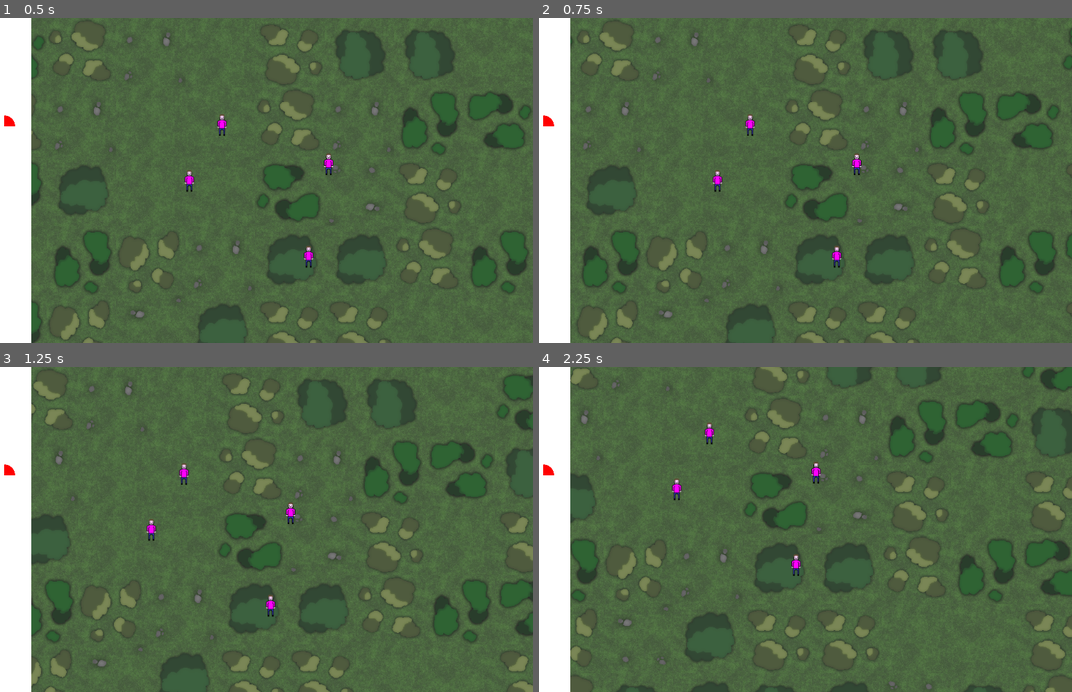
Above: before the commit, frames 1-4 (two rows, left to right).
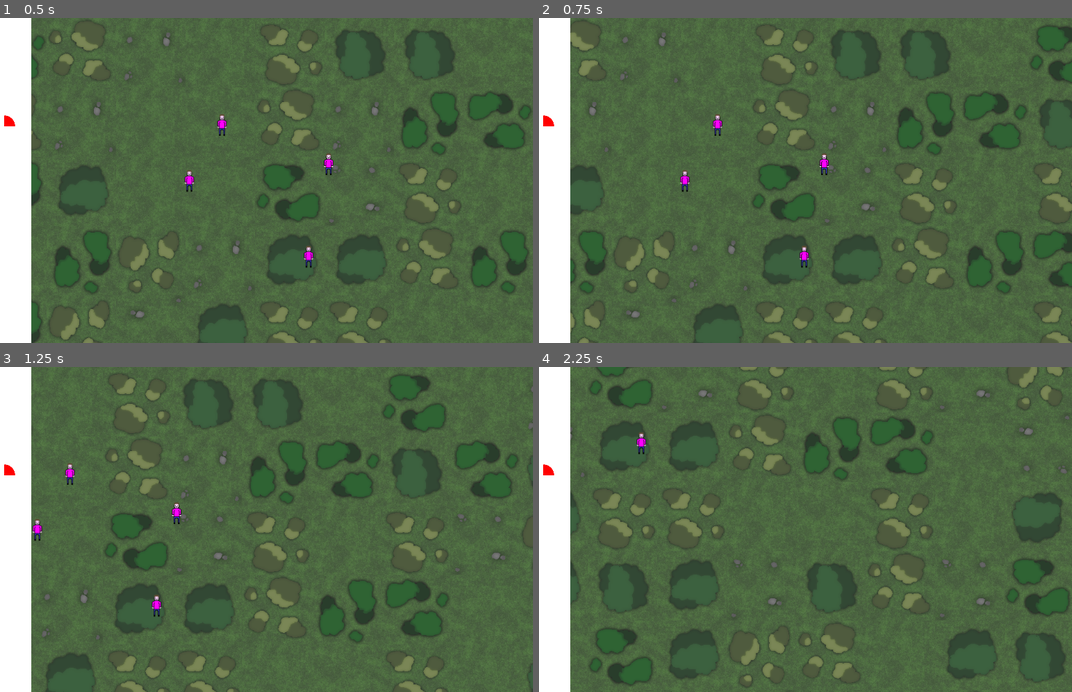
Above: after the commit, the same moments.

Repository: gwilymk/godot-congregation
Game: Godot game, scene res://Game.tscn
Same seed, same stepped clock (60 frames per second), same inputs: the game is played once before the commit and once after it. This scene is started directly instead of the project's main scene.
Inputs (mouse positions are in pixels of both pictures, inside the frame that each line leads up to):
- Up to frame 1 (0.5 s): no input
- Up to frame 2 (0.75 s): tap Enter at 0.5 s; move the mouse to (917, 164) at 0.52 s; hold Right (ui_right) from 0.53 s (still down); click (917, 164) at 0.67 s
- Up to frame 3 (1.25 s): keep holding Right (ui_right)
- Up to frame 4 (2.25 s): move the mouse to (682, 545) at 1.27 s; release Right (ui_right) at 1.28 s; hold Down (ui_down) 1.28-2.03 s; click (682, 545) at 1.42 s; move the mouse to (848, 458) at 2.02 s; hold Right (ui_right) from 2.03 s (still down); click (848, 458) at 2.17 s

Frame 1 is identical in both runs. In frame 2, 20% of the frame differs, in the area x 5-100%, y 0-100%; in frame 3, 23%; in frame 4, 24%.

Commit message:
Added zooming and move by mouse support

Diff:
--- a/Camera.gd
+++ b/Camera.gd
@@ -1,16 +1,48 @@
 extends Camera2D
 
-export var SPEED = 100
+export var SPEED = 400
+export var ZOOM_SPEED = 5
+export var ZOOM_MIN = 0.5
+export var ZOOM_MAX = 2
+
+onready var starting_position = position
+onready var current_position = position
+
+var mouse_initial
+var initial_position
 
 func _ready():
 	set_process(true)
 
+var zooming = 0
+
+func _input(event):
+	if event is InputEventMouseButton:
+		if event.button_index == BUTTON_WHEEL_UP:
+			zooming = -1
+		elif event.button_index == BUTTON_WHEEL_DOWN:
+			zooming = 1
+
+		if event.button_index == BUTTON_RIGHT:
+			mouse_initial = event.position
+			initial_position = current_position
+	if event is InputEventMouseMotion:
+		if event.button_mask & BUTTON_MASK_RIGHT:
+			current_position = initial_position + (mouse_initial - event.position) * zoom.x
+
 func _process(delta):
 	if Input.is_action_pressed("ui_up"):
-		position += SPEED*delta*Vector2(0,-1)
+		current_position += SPEED*delta*Vector2(0,-1)
 	if Input.is_action_pressed("ui_down"):
-		position += SPEED*delta*Vector2(0,1)
+		current_position += SPEED*delta*Vector2(0,1)
 	if Input.is_action_pressed("ui_left"):
-		position += SPEED*delta*Vector2(-1,0)
+		current_position += SPEED*delta*Vector2(-1,0)
 	if Input.is_action_pressed("ui_right"):
-		position += SPEED*delta*Vector2(1,0)
+		current_position += SPEED*delta*Vector2(1,0)
+
+	zoom += zooming*Vector2(1,1)*ZOOM_SPEED*delta
+	zooming = 0
+	zoom = Vector2(clamp(zoom.x, ZOOM_MIN, ZOOM_MAX), clamp(zoom.y, ZOOM_MIN, ZOOM_MAX))
+
+	position = Vector2(clamp(current_position.x, starting_position.x * zoom.x, 10000000), clamp(current_position.y, starting_position.y*zoom.y, 1000000))
+	current_position = position
--- a/GamePlay.gd
+++ b/GamePlay.gd
@@ -39,7 +39,7 @@
 
 func _input(event):
 	if event is InputEventMouseButton:
-		event.position += $Camera.position
+		event.position = (event.position - get_viewport().size/2)*$Camera.zoom.x + $Camera.position
 		if event.is_pressed() and event.button_index == BUTTON_RIGHT:
 			move_followers(event.position)
 		elif event.is_pressed() and event.button_index == BUTTON_LEFT:
@@ -47,7 +47,7 @@
 		elif not event.is_pressed() and event.button_index == BUTTON_LEFT:
 			select_followers(Rect2(box_select_start, event.position - box_select_start).abs())
 	elif event is InputEventMouseMotion:
-		event.position += $Camera.position
+		event.position = (event.position - get_viewport().size/2)*$Camera.zoom.x + $Camera.position
 		if event.button_mask & BUTTON_MASK_LEFT:
 			var new_rect = Rect2(box_select_start, event.position - box_select_start).abs()
 			if new_rect.get_area() > SELECTION_RECT_MIN_AREA:
--- a/GamePlay.tscn
+++ b/GamePlay.tscn
@@ -6,7 +6,7 @@
 [ext_resource path="res://Follower.tscn" type="PackedScene" id=4]
 [ext_resource path="res://Camera.gd" type="Script" id=5]
 
-[node name="Node" type="Node"]
+[node name="Node" type="Node" index="0"]
 
 script = ExtResource( 1 )
 _sections_unfolded = [ "Transform" ]
@@ -61,8 +61,9 @@
 
 [node name="Camera" type="Camera2D" parent="." index="3"]
 
-anchor_mode = 0
-rotating = false
+position = Vector2( 512, 300 )
+anchor_mode = 1
+rotating = true
 current = true
 zoom = Vector2( 1, 1 )
 limit_left = -10000000
@@ -70,19 +71,22 @@
 limit_right = 10000000
 limit_bottom = 10000000
 limit_smoothed = false
-drag_margin_h_enabled = true
-drag_margin_v_enabled = true
+drag_margin_h_enabled = false
+drag_margin_v_enabled = false
 smoothing_enabled = false
-smoothing_speed = 5.0
+smoothing_speed = 10.0
 offset_v = 0.0
 offset_h = 0.0
-drag_margin_left = 0.2
-drag_margin_top = 0.2
-drag_margin_right = 0.2
-drag_margin_bottom = 0.2
+drag_margin_left = 0.5
+drag_margin_top = 0.5
+drag_margin_right = 0.5
+drag_margin_bottom = 0.5
 editor_draw_screen = true
 editor_draw_limits = false
 editor_draw_drag_margin = false
 script = ExtResource( 5 )
-_sections_unfolded = [ "Editor" ]
-SPEED = 100
+_sections_unfolded = [ "Drag Margin", "Smoothing", "Transform" ]
+SPEED = 400
+ZOOM_SPEED = 5
+ZOOM_MIN = 0.5
+ZOOM_MAX = 2
--- a/project.godot
+++ b/project.godot
@@ -14,6 +14,13 @@
 run/main_scene="res://Lobby.tscn"
 config/icon="res://icon.png"
 
+[input]
+
+ui_zoom_in=[ Object(InputEventMouseButton,"resource_local_to_scene":false,"resource_name":"","device":0,"alt":false,"shift":false,"control":false,"meta":false,"command":false,"button_mask":0,"position":Vector2( 0, 0 ),"global_position":Vector2( 0, 0 ),"factor":1.0,"button_index":4,"pressed":false,"doubleclick":false,"script":null)
+ ]
+ui_zoom_out=[ Object(InputEventMouseButton,"resource_local_to_scene":false,"resource_name":"","device":0,"alt":false,"shift":false,"control":false,"meta":false,"command":false,"button_mask":0,"position":Vector2( 0, 0 ),"global_position":Vector2( 0, 0 ),"factor":1.0,"button_index":5,"pressed":false,"doubleclick":false,"script":null)
+ ]
+
 [rendering]
 
 environment/default_environment="res://default_env.tres"
